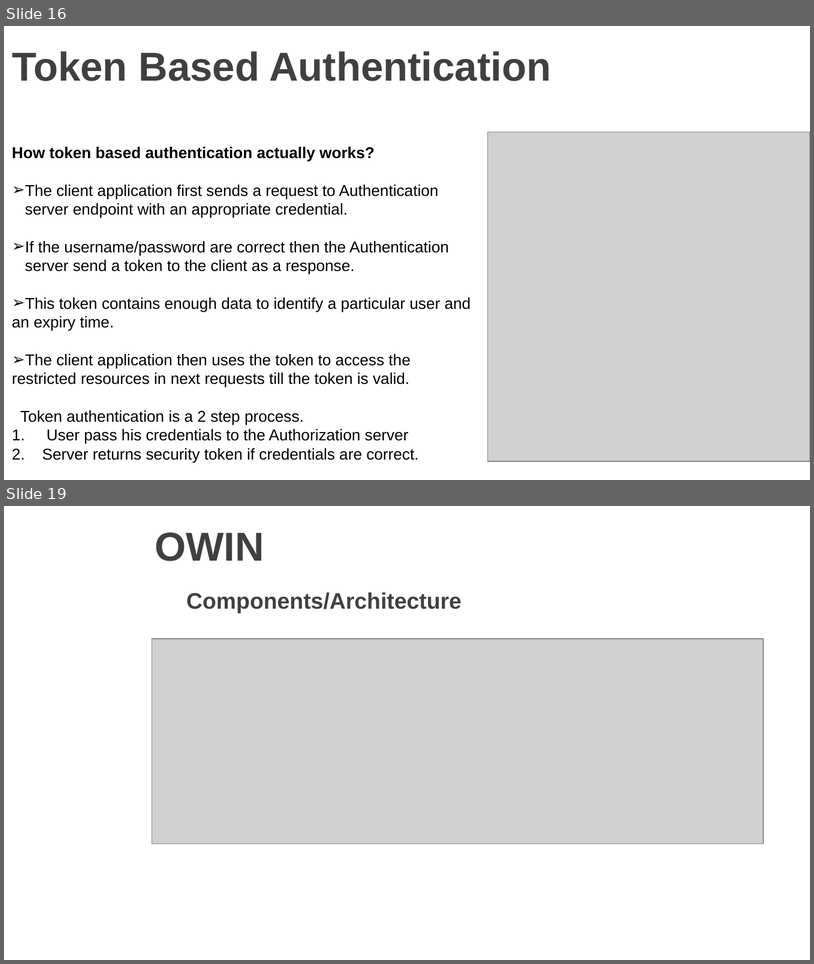
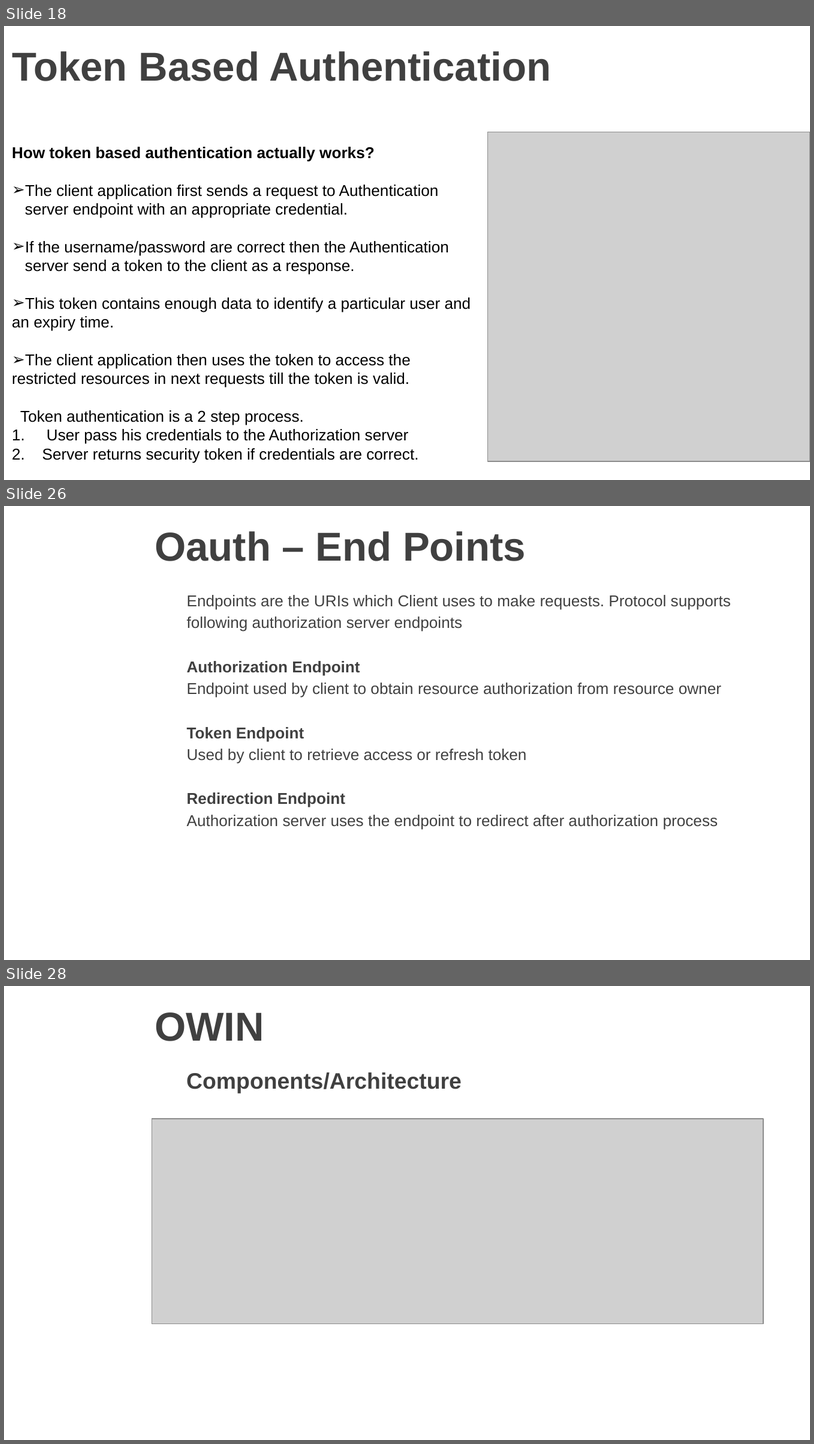
Before and after one commit to vgyureka/DotNetBig, a slide deck: webapiSecurity.pptx. Shown one above the other, each under a label of ours: slides 16 and 19 before the commit, slides 18, 26 and 28 after it; the slides between them are not shown. The pictures are 814x964 and 814x1444 pixels, drawn with LibreOffice and Linux fonts; fonts in the diff are those of the drawing; grey boxes stand for pictures; background and template pictures are left out. Boxes give left, top, right and bottom in pixels: in the first picture for what was removed or moved away, otherwise in the second. Text is boxed around its words. In the diff, an @@ line names an element or a change of style, - is before the commit and + after.

```diff
--- a/webapiSecurity.pptx
+++ b/webapiSecurity.pptx
@@ slide 26 added at bbox=[4, 506, 810, 960], background picture (left out) @@
@@ title added at bbox=[155, 531, 526, 561], 36 pt, text #404040, bold @@
+Oauth – End Points
@@ text added at bbox=[187, 595, 731, 829], 14 pt, text #404040 @@
+Endpoints are the URIs which Client uses to make requests. Protocol supports
+following authorization server endpoints
+Authorization Endpoint
+Endpoint used by client to obtain resource authorization from resource owner
+Token Endpoint
+Used by client to retrieve access or refresh token
+Redirection Endpoint
+Authorization server uses the endpoint to redirect after authorization process
@@ what was slide 16 is now slide 18 @@
@@ what was slide 19 is now slide 28 @@
```
Also in this commit, not shown: 3 slides changed, 7 other slides added.
